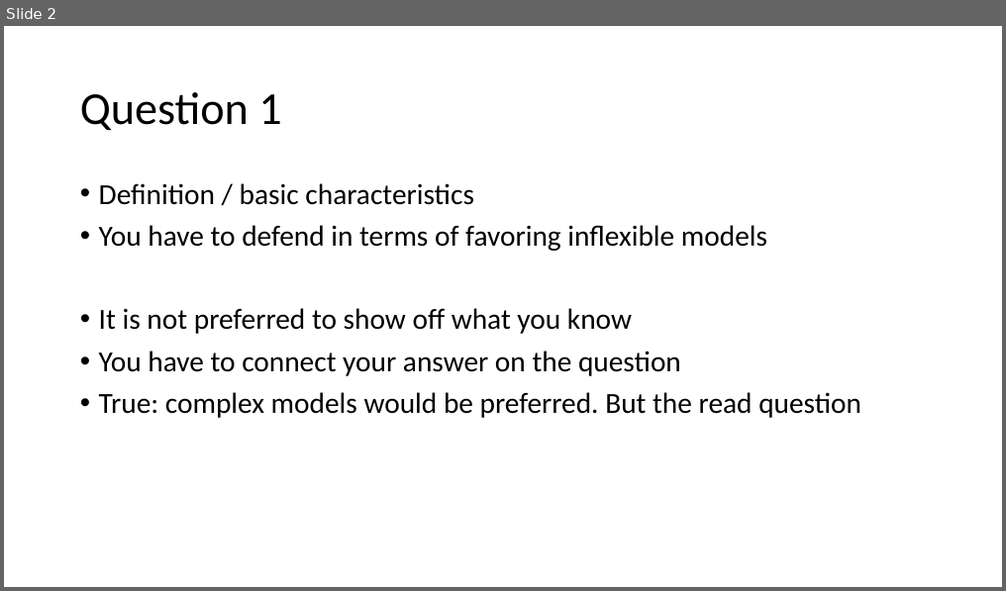
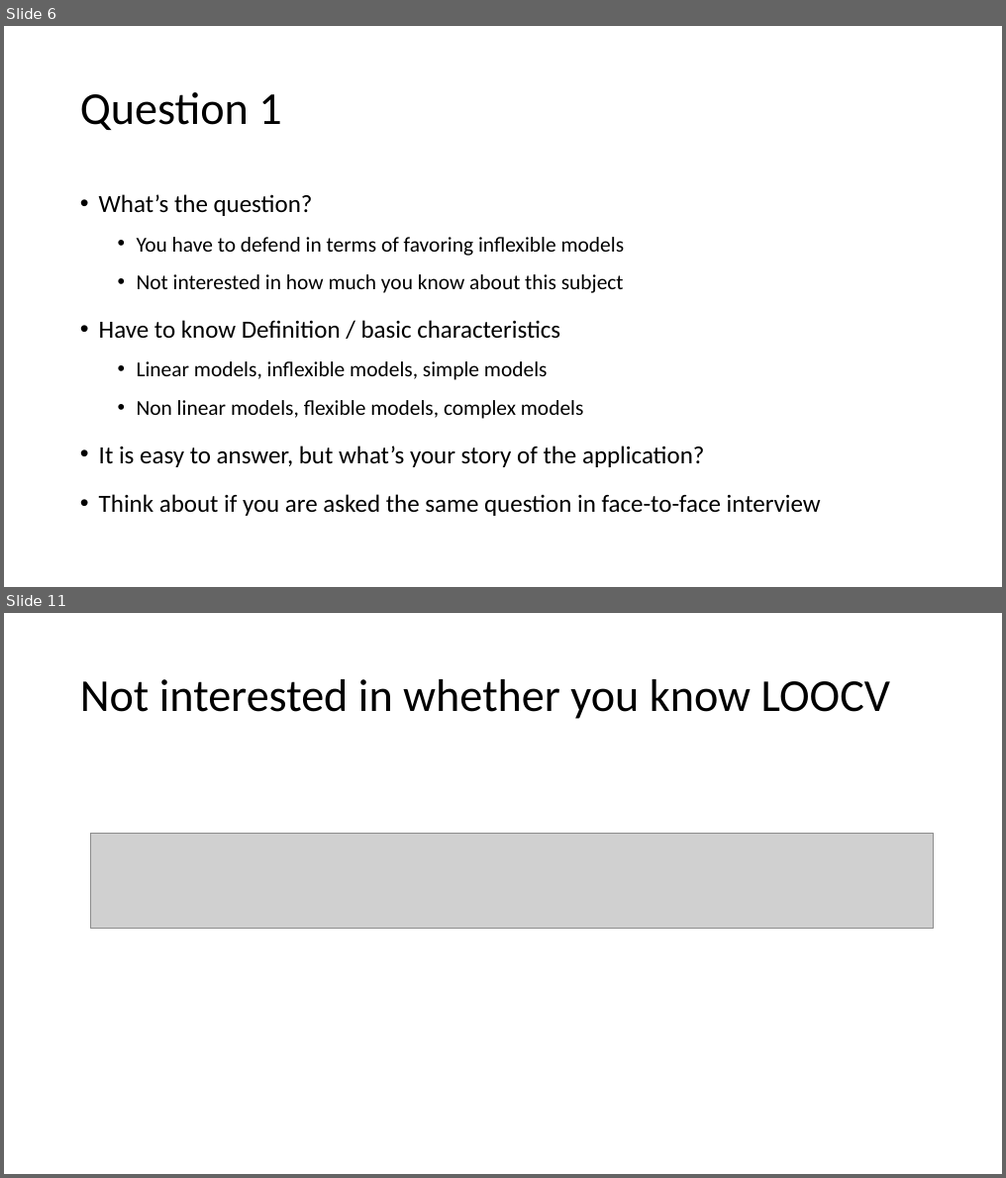
Before and after one commit to YeabinMoonEcon/BUS211, a slide deck: BUS212_ADA/exam/thoughts.pptx. Shown one above the other, each under a label of ours: slide 2 before the commit, slides 6 and 11 after it; the slides between them are not shown. The pictures are 1006x591 and 1006x1178 pixels, drawn with LibreOffice and Linux fonts; fonts in the diff are those of the drawing; grey boxes stand for pictures. Boxes give left, top, right and bottom in pixels: in the first picture for what was removed or moved away, otherwise in the second. Text is boxed around its words. In the diff, an @@ line names an element or a change of style, - is before the commit and + after.

```diff
--- a/BUS212_ADA/exam/thoughts.pptx
+++ b/BUS212_ADA/exam/thoughts.pptx
@@ slide 11 added at (4,613,1002,1174), background #FFFFFF @@
@@ title added at (80,679,890,719), 44 pt, text #000000 @@
+Not interested in whether you know LOOCV
@@ picture added at (90,833,934,929) @@
@@ what was slide 2 is now slide 6 @@
@@ slide 6 changed as well @@
@@ text at (99,194,313,216): text changed; size 28 to 23.8 pt @@
-• Definition / basic characteristics
+• What’s the question?
@@ text at (137,237,625,256): size 28 to 20.4 pt in "You have to defend in terms of ..."; list level 1 to 2 in "You have to defend in ..."; line spacing 0.9 to 1.3 @@
@@ text at (99,274,821,516): text changed; size 28 to 23.8 pt @@
-• It is not preferred to show off what you know
-• You have to connect your answer on the question
-• True: complex models would be preferred. But the read question
+  • Not interested in how much you know about this subject
+• Have to know Definition / basic characteristics
+  • Linear models, inflexible models, simple models
+  • Non linear models, flexible models, complex models
+• It is easy to answer, but what’s your story of the application?
+• Think about if you are asked the same question in face-to-face interview
```
Also in this commit, not shown: 3 other slides changed, 9 other slides added, 2 slides removed, 7 other files.
